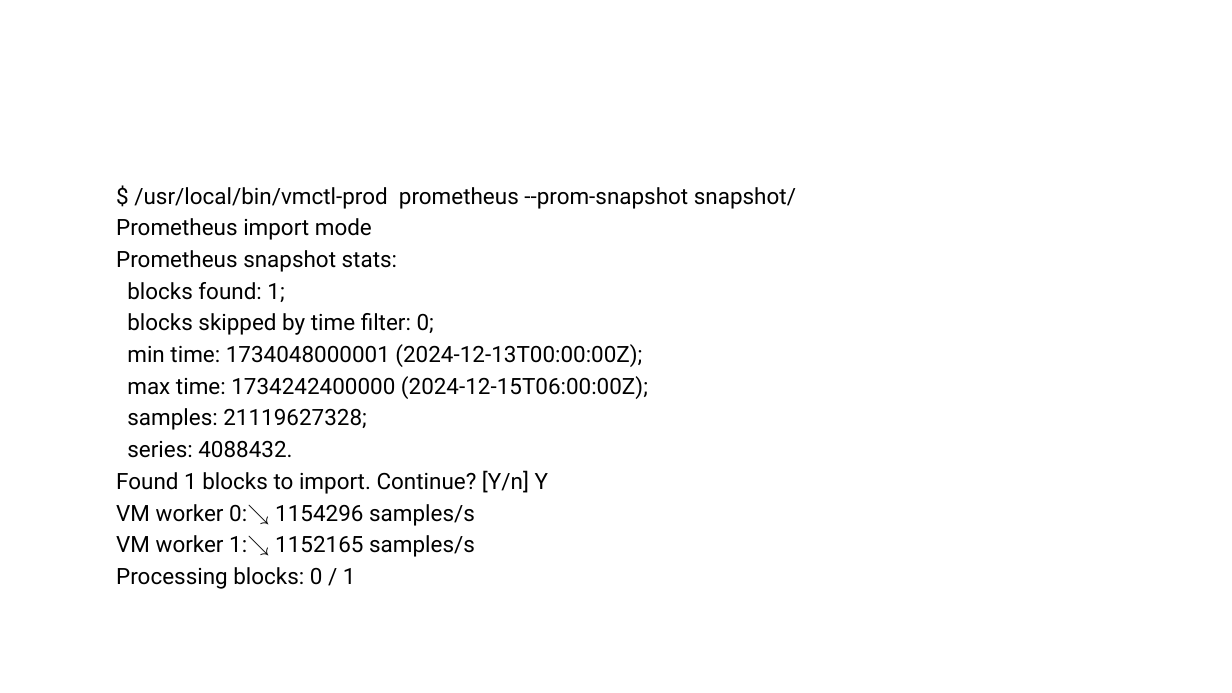
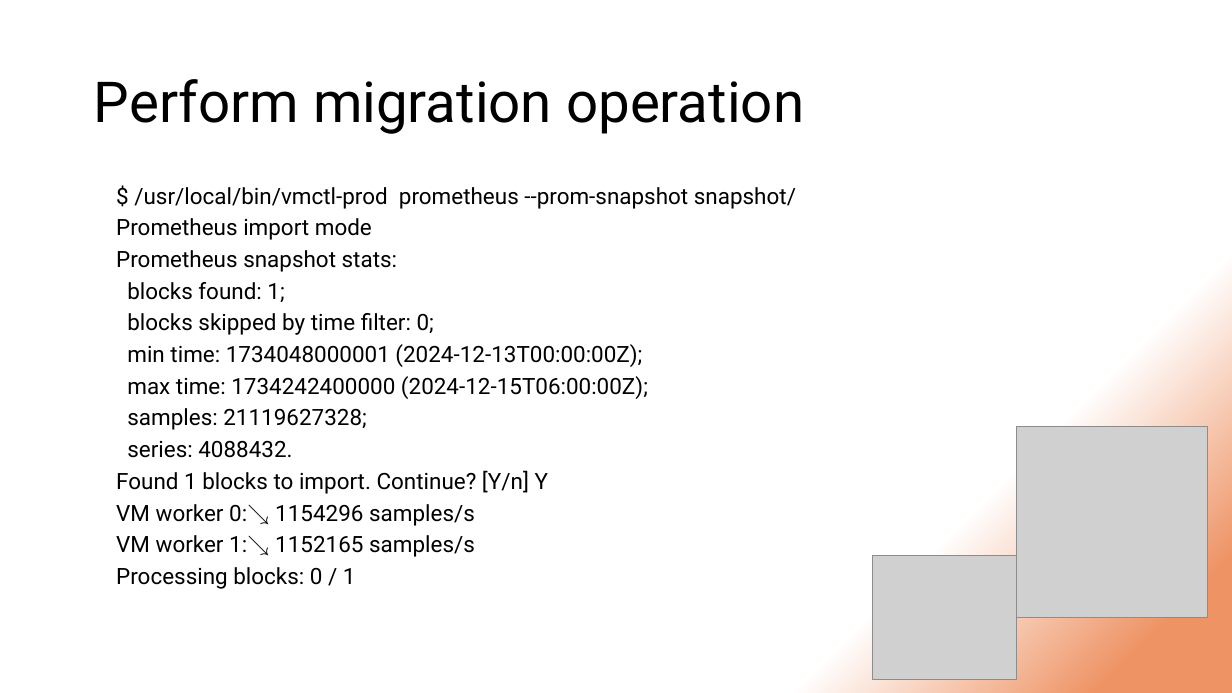
Before and after one commit to DStefanow/victoriametrics-poc, a slide deck: slide 36 of presentation-content/migrating-from-prometheus-to-vm.pptx. Drawn at 1232x693 pixels with LibreOffice and Linux fonts; fonts in the diff are those of the drawing; grey boxes stand for pictures. Boxes give left, top, right and bottom in pixels: in the first picture for what was removed or moved away, otherwise in the second. Text is boxed around its words. In the diff, an @@ line names an element or a change of style, - is before the commit and + after.

Commit message:
Change background for presentation

```diff
--- a/presentation-content/migrating-from-prometheus-to-vm.pptx
+++ b/presentation-content/migrating-from-prometheus-to-vm.pptx
@@ background #FFFFFF to gradient #FFFFFF to #EE9364 @@
@@ title added at (x1=94, y1=79, x2=804, y2=134), 44 pt, text #000000 @@
+Perform migration operation
@@ picture added at (x1=1017, y1=427, x2=1208, y2=618) @@
@@ picture added at (x1=872, y1=555, x2=1017, y2=679) @@
```
Also in this commit, not shown: 46 other slides changed, 3 slides added, 3 slides removed.
